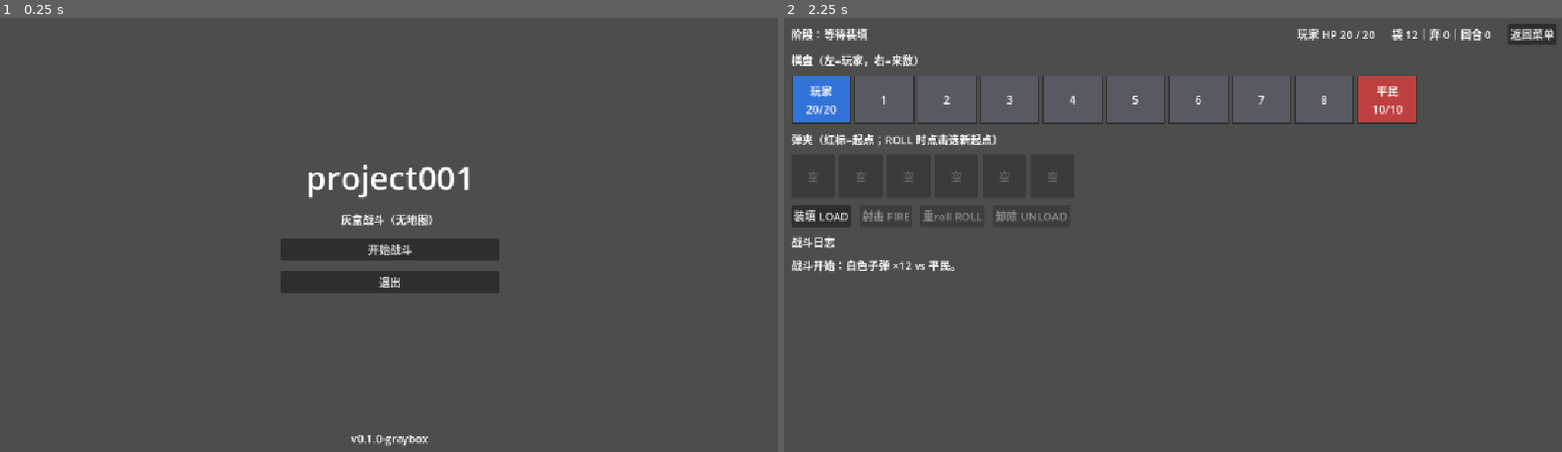
Above: before the commit, frames 1-2 (left to right).
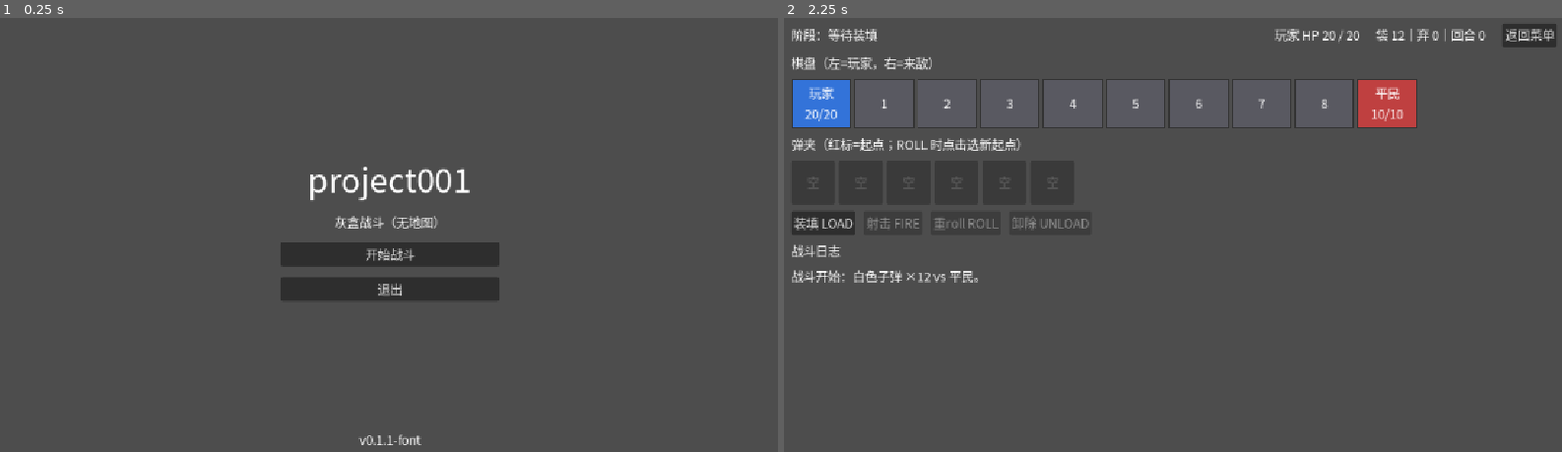
Above: after the commit, the same moments.

Repository: pineapplecat123/project001
Game: Godot game, scene res://scenes/main.tscn
Same seed, same stepped clock (60 frames per second), same inputs: the game is played once before the commit and once after it.
Inputs:
- Up to frame 1 (0.25 s): no input
- Up to frame 2 (2.25 s): click "开始战斗" at 0.5 s; click "返回菜单" at 1.25 s; click "开始战斗" at 2 s

The runs differ from the first frame. In frame 1, 2.7% of the frame differs, in the area x 36-65%, y 33-99%; in frame 2, 4.9%, in the area x 1-100%, y 1-61%.

Commit message:
fix: 嵌入 Noto Sans SC 子集，修复 Web 中文乱码
全局 Theme 默认字体；版本号 0.1.1-font 便于确认刷新。

Diff:
--- a/project.godot
+++ b/project.godot
@@ -29,6 +29,11 @@
 
 enabled=PackedStringArray("res://addons/gut/plugin.cfg")
 
+
+[gui]
+
+theme/custom="res://themes/ui_theme.tres"
+
 [rendering]
 
 renderer/rendering_method="gl_compatibility"
--- a/scenes/main.tscn
+++ b/scenes/main.tscn
@@ -62,7 +62,7 @@
 offset_bottom = -12.0
 grow_horizontal = 2
 grow_vertical = 0
-text = "v0.1.0-graybox"
+text = "v0.1.1-font"
 horizontal_alignment = 1
 
 [connection signal="pressed" from="Center/BtnStart" to="." method="_on_start_pressed"]
--- a/scripts/main.gd
+++ b/scripts/main.gd
@@ -1,7 +1,7 @@
 extends Control
 ## 主菜单：开始战斗 / 退出；底部版本号。无地图。
 
-const VERSION := "0.1.0-graybox"
+const VERSION := "0.1.1-font"
 
 
 func _ready() -> void:
--- /dev/null
+++ b/themes/ui_theme.tres
@@ -0,0 +1,7 @@
+[gd_resource type="Theme" load_steps=2 format=3 uid="uid://bq8ui_theme_cjk001"]
+
+[ext_resource type="FontFile" uid="uid://d0k3k3u37jtqo" path="res://assets/fonts/NotoSansSC-UI.ttf" id="1_font"]
+
+[resource]
+default_font = ExtResource("1_font")
+default_font_size = 18
Binary file added: assets/fonts/NotoSansSC-UI.ttf
Not shown, added: assets/fonts/NotoSansSC-UI.ttf.import
Not shown, changed: BOT_LOG.md
Not shown, changed: docs/implemented-systems.md
